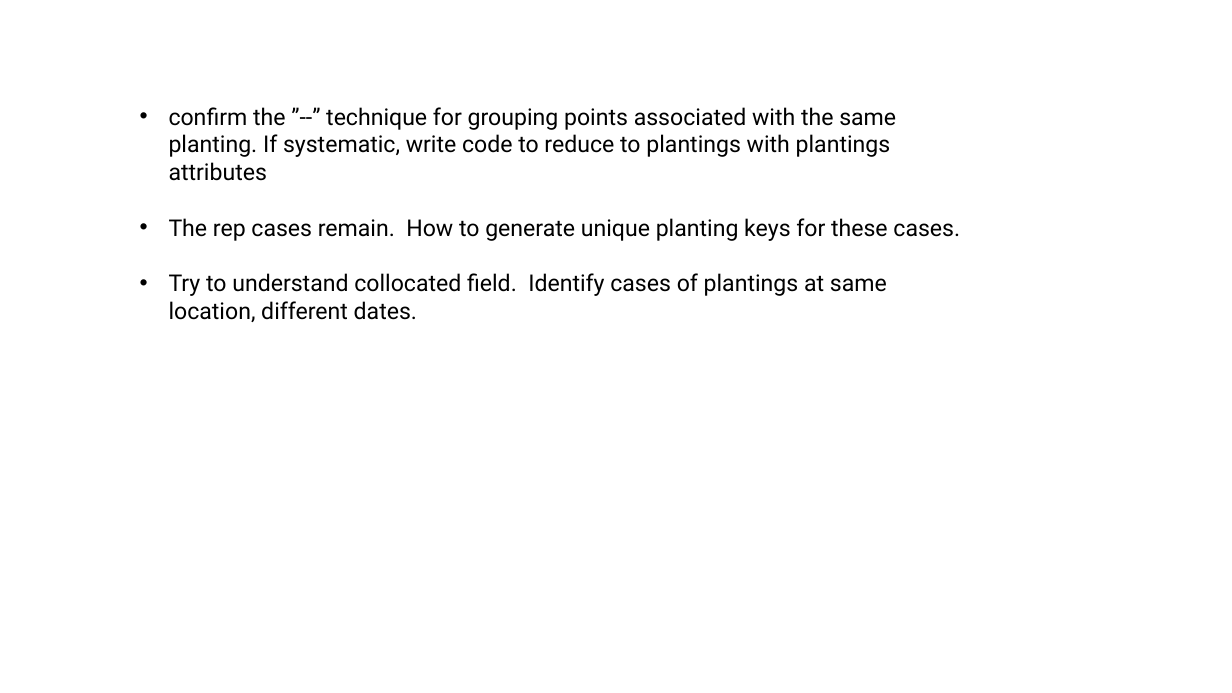
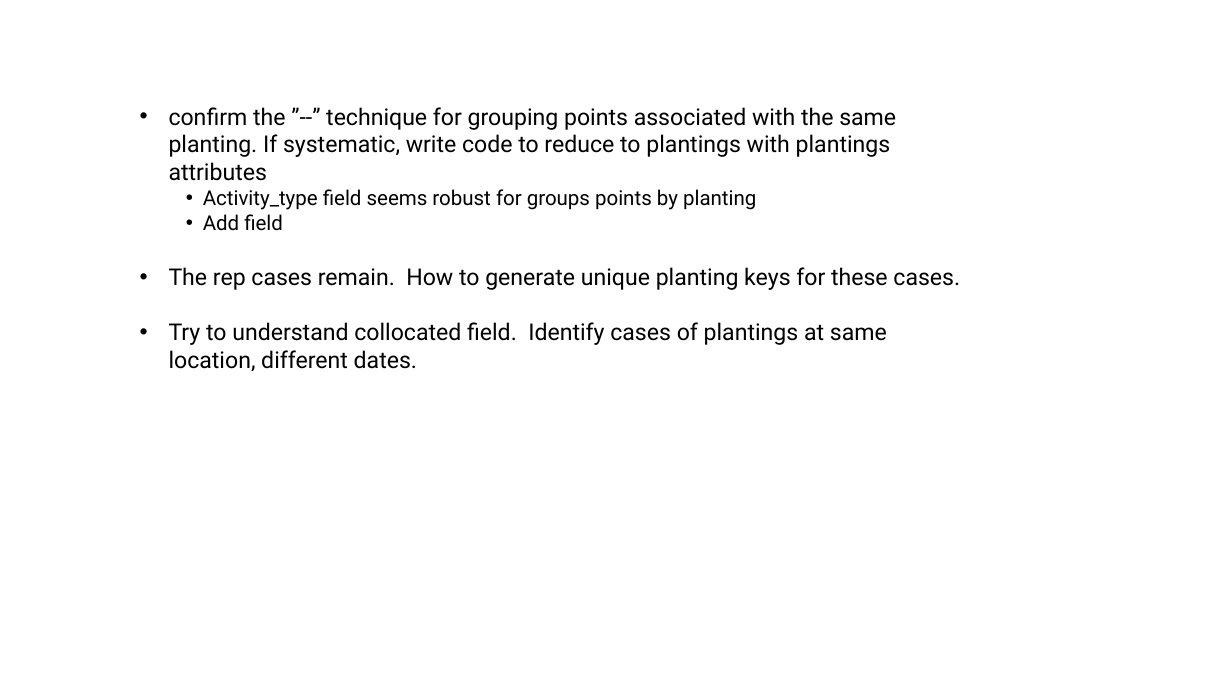
Before and after one commit to WA-Nearshore/seagrass-restoration-processing, a slide deck: slide 2 of docs/seagrass_restoration_storymap_notes.pptx. Drawn at 1232x693 pixels with LibreOffice and Linux fonts; fonts in the diff are those of the drawing. Boxes give left, top, right and bottom in pixels: in the first picture for what was removed or moved away, otherwise in the second. Text is boxed around its words. In the diff, an @@ line names an element or a change of style, - is before the commit and + after.

Commit message:
Start build of planting keys within gps pt table.

```diff
--- a/docs/seagrass_restoration_storymap_notes.pptx
+++ b/docs/seagrass_restoration_storymap_notes.pptx
@@ text at box(203, 189, 756, 231): paragraphs added @@
+  • Activity_type field seems robust for groups points by planting
+  • Add field
```
Also in this commit, not shown: 1 other slide changed, 1 slide added, 4 other files.
